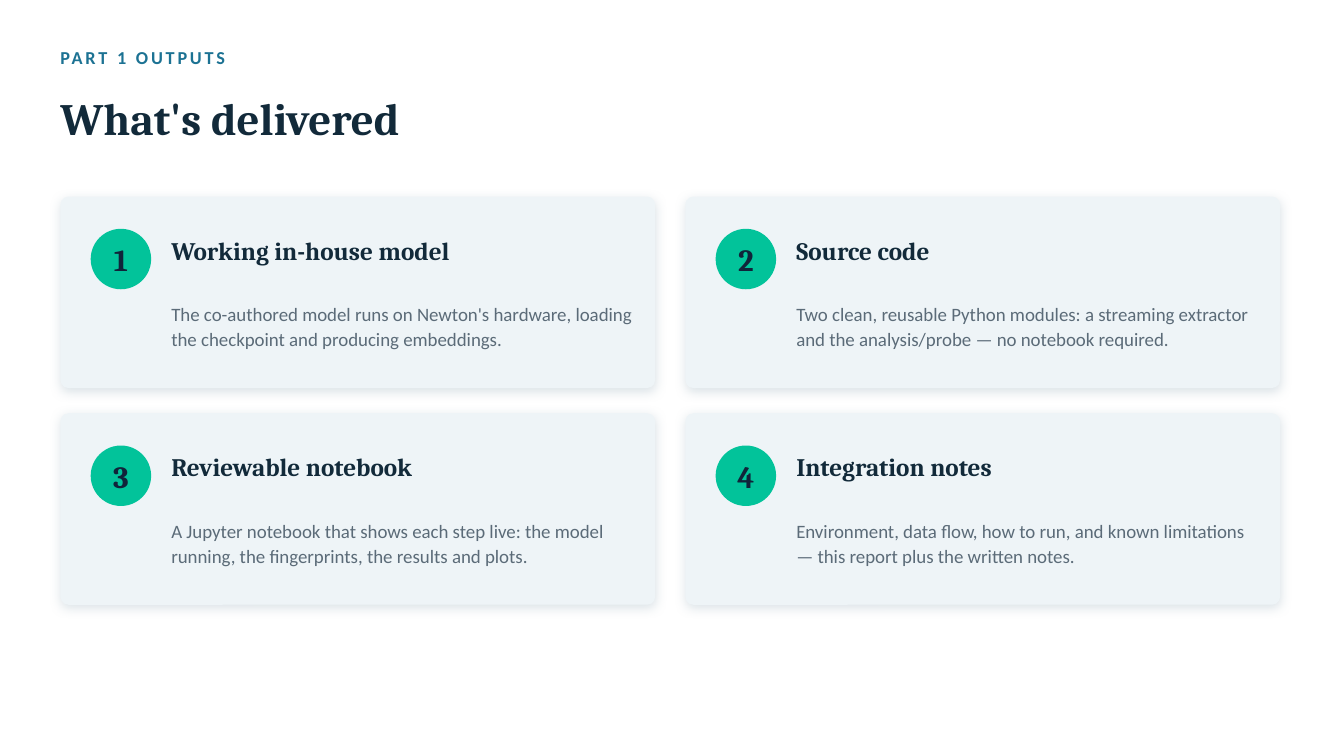
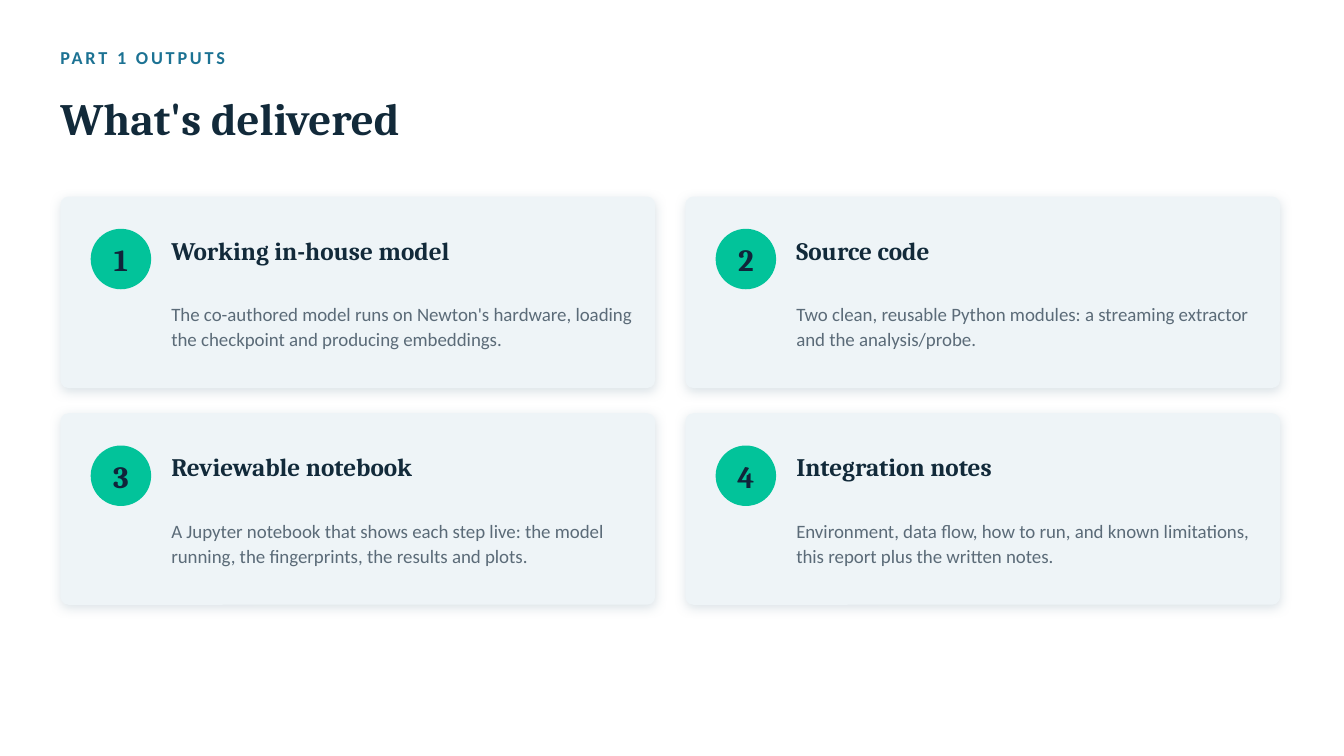
Before and after one commit to AdamGabet/GaitPredict, a slide deck: slide 8 of BioPilot/03_deliverables/Part1_Gait_Model_Migration.pptx. Drawn at 1344x756 pixels with LibreOffice and Linux fonts; fonts in the diff are those of the drawing. Boxes give left, top, right and bottom in pixels: in the first picture for what was removed or moved away, otherwise in the second. Text is boxed around its words. In the diff, an @@ line names an element or a change of style, - is before the commit and + after.

```diff
--- a/BioPilot/03_deliverables/Part1_Gait_Model_Migration.pptx
+++ b/BioPilot/03_deliverables/Part1_Gait_Model_Migration.pptx
@@ text at bbox=[796, 308, 1248, 349]: text changed @@
-Two clean, reusable Python modules: a streaming extractor and the analysis/probe — no notebook required.
+Two clean, reusable Python modules: a streaming extractor and the analysis/probe.
@@ text at bbox=[796, 525, 1249, 566]: text changed @@
-Environment, data flow, how to run, and known limitations — this report plus the written notes.
+Environment, data flow, how to run, and known limitations, this report plus the written notes.
```
Also in this commit, not shown: 7 other slides changed, 1 other file.
